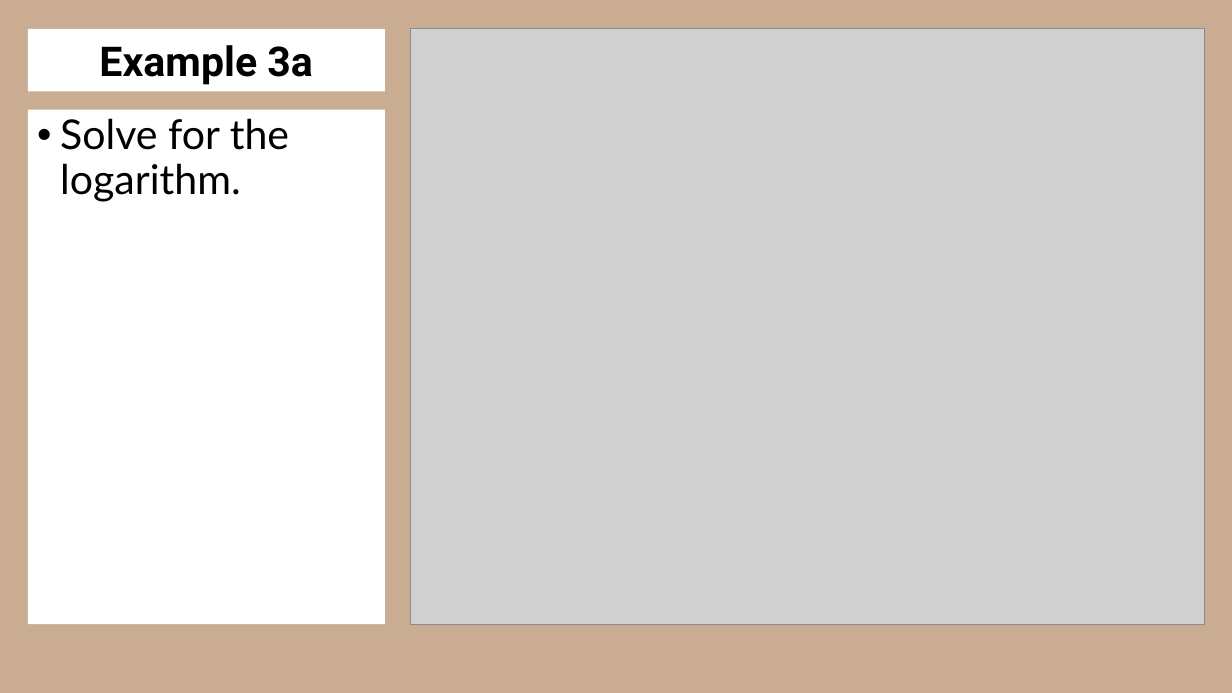
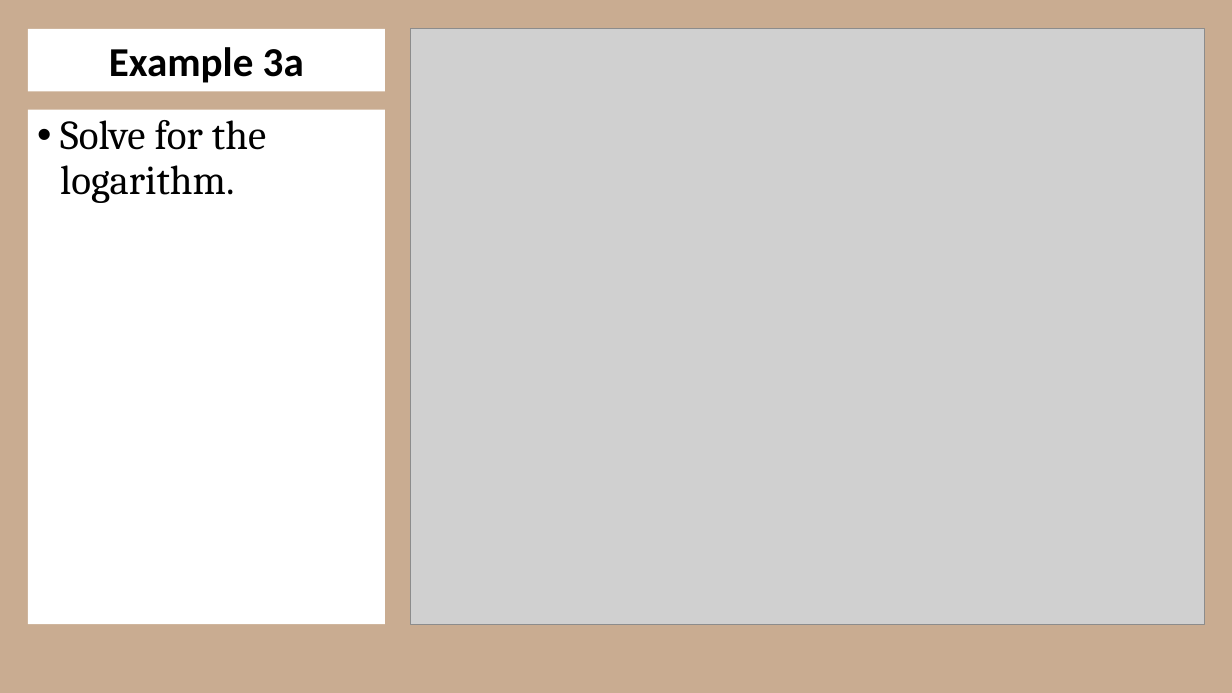
Before and after one commit to Prof-Sears/prof-sears.github.io, a slide deck: slide 15 of video_documents/logarithmic_equations/logarithmic_equations.pptx. Drawn at 1232x693 pixels with LibreOffice and Linux fonts; fonts in the diff are those of the drawing; grey boxes stand for pictures. Boxes give left, top, right and bottom in pixels: in the first picture for what was removed or moved away, otherwise in the second. Text is boxed around its words. In the diff, an @@ line names an element or a change of style, - is before the commit and + after.

```diff
--- a/video_documents/logarithmic_equations/logarithmic_equations.pptx
+++ b/video_documents/logarithmic_equations/logarithmic_equations.pptx
@@ title "Example 3a" at bbox=[28, 29, 384, 91]: font Roboto to Calibri @@
@@ text "Solve for the logarithm." at bbox=[28, 110, 384, 625]: font Lato to Cambria @@
```
Also in this commit, not shown: 21 other slides changed, 1 other file.
